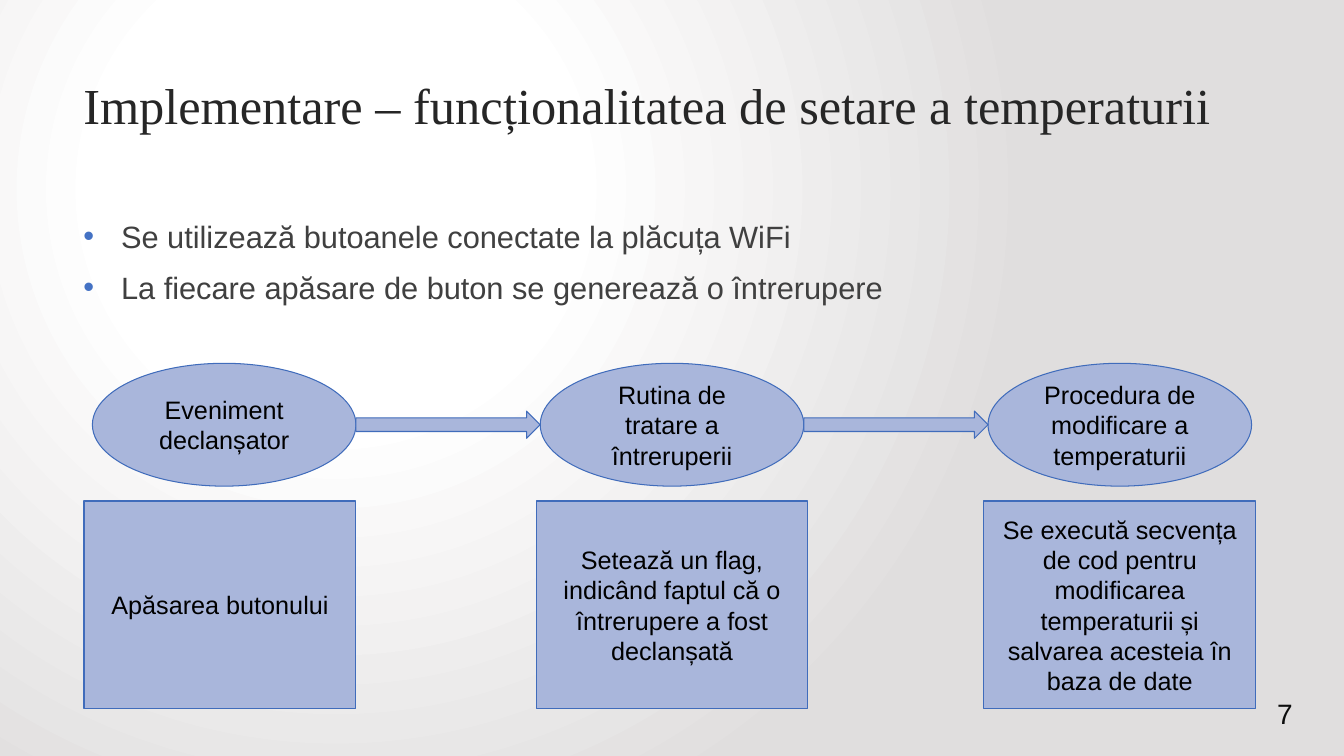
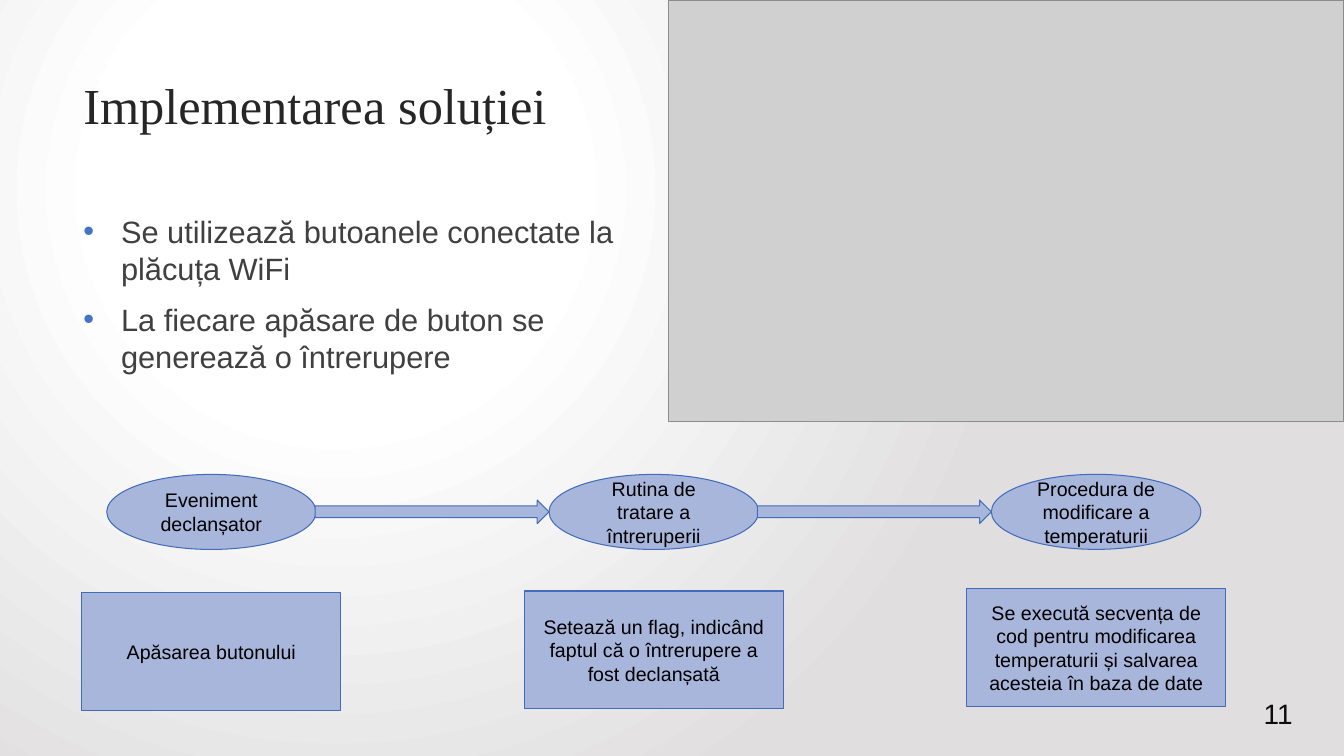
Before and after one commit to VitomirDragan/TemperatureManagement-IOT-, a slide deck: slide 11 of Prezentare/Termostat inteligent controlat printr-o aplicație web.pptx (slide 7 before the commit). Drawn at 1344x756 pixels with LibreOffice and Linux fonts; fonts in the diff are those of the drawing; grey boxes stand for pictures. Boxes give left, top, right and bottom in pixels: in the first picture for what was removed or moved away, otherwise in the second. Text is boxed around its words. In the diff, an @@ line names an element or a change of style, - is before the commit and + after.

```diff
--- a/Prezentare/Termostat inteligent controlat printr-o aplicație web.pptx
+++ b/Prezentare/Termostat inteligent controlat printr-o aplicație web.pptx
@@ picture added at [669,0,1344,421] @@
@@ title at [83,89,546,134]: text changed @@
-Implementare – funcționalitatea de setare a temperaturii
+Implementarea soluției
@@ text "Se utilizează butoanele conectate la ..." rewrapped from [121,225,882,304] to [121,220,613,373] @@
@@ ellipse "Eveniment declanșator": place and size @@
-ellipse "Eveniment declanșator" at [93,363,356,486]
+ellipse "Eveniment declanșator" at [107,475,317,549]
@@ ellipse "Rutina de tratare a întreruperii": place and size @@
-ellipse "Rutina de tratare a întreruperii" at [540,363,804,486]
+ellipse "Rutina de tratare a întreruperii" at [549,475,759,549]
@@ size 18 to 14 pt in 6 elements at [82,593,341,711], [524,591,783,709], [967,589,1226,707], [107,475,317,549], [549,475,759,549], [991,475,1201,549] @@
@@ ellipse "Procedura de modificare a temperaturii": place and size @@
-ellipse "Procedura de modificare a temperaturii" at [988,363,1251,486]
+ellipse "Procedura de modificare a temperaturii" at [991,475,1201,549]
@@ right arrow: place and size @@
-right arrow at [356,411,540,439]
+right arrow at [316,500,549,523]
@@ right arrow: place and size @@
-right arrow at [804,411,988,439]
+right arrow at [757,500,991,523]
@@ rectangle "Apăsarea butonului": place and size @@
-rectangle "Apăsarea butonului" at [84,501,356,709]
+rectangle "Apăsarea butonului" at [82,593,341,711]
@@ rectangle "Setează un flag, indicând faptul ...": place and size @@
-rectangle "Setează un flag, indicând faptul ..." at [536,501,809,709]
+rectangle "Setează un flag, indicând faptul ..." at [524,591,783,709]
@@ rectangle "Se execută secvența de cod ...": place and size @@
-rectangle "Se execută secvența de cod ..." at [984,501,1256,709]
+rectangle "Se execută secvența de cod ..." at [967,589,1226,707]
@@ page number at [1264,704,1293,724]: text changed @@
-7
+11
```
Also in this commit, not shown: 1 other slide changed, 6 slides added, 2 slides removed, 2 other files.
